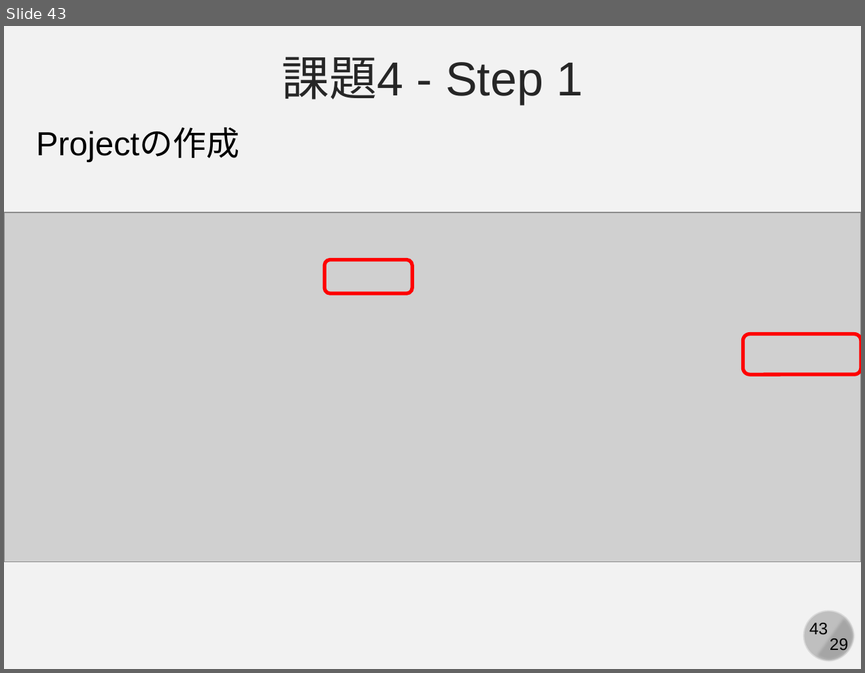
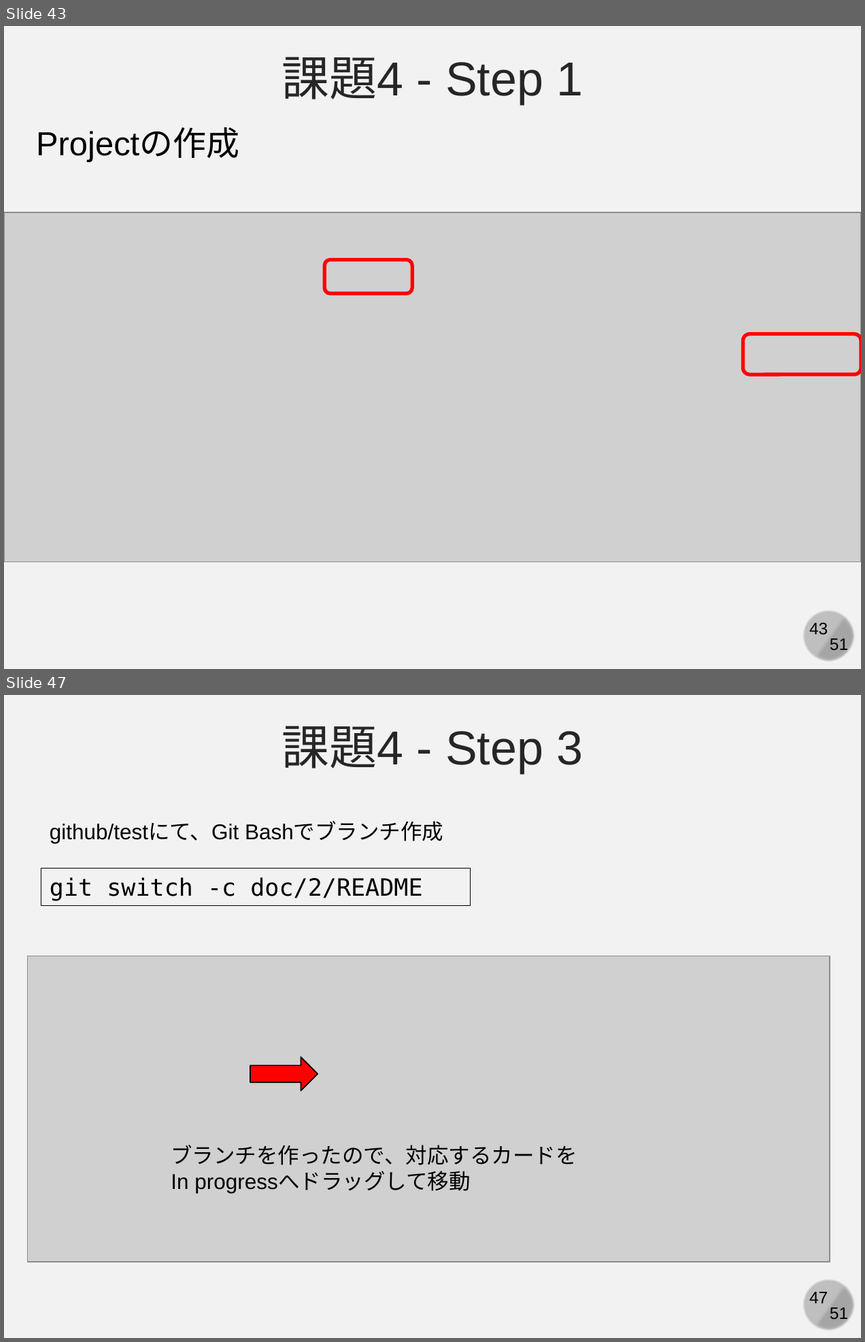
Before and after one commit to kaityo256/github, a slide deck: practice_github/fig/github_ex03.pptx. Shown one above the other, each under a label of ours: slide 43 before the commit, slides 43 and 47 after it; the slides between them are not shown. The pictures are 865x673 and 865x1342 pixels, drawn with LibreOffice and Linux fonts; fonts in the diff are those of the drawing; grey boxes stand for pictures. Boxes give left, top, right and bottom in pixels: in the first picture for what was removed or moved away, otherwise in the second. Text is boxed around its words. In the diff, an @@ line names an element or a change of style, - is before the commit and + after.

```diff
--- a/practice_github/fig/github_ex03.pptx
+++ b/practice_github/fig/github_ex03.pptx
@@ slide 47 added at (x1=4, y1=695, x2=861, y2=1338), background #F2F2F2; not listed: 4 template elements that a slide beside it also shows @@
@@ text added at (x1=281, y1=726, x2=583, y2=773), 40 pt, text #262626 @@
+課題4 - Step 3
@@ text added at (x1=50, y1=822, x2=443, y2=843), 18 pt, text #000000 @@
+github/testにて、Git Bashでブランチ作成
@@ rectangle added at (x1=41, y1=868, x2=470, y2=906), outline #000000 0.75 pt, 20 pt, text #000000 @@
+git switch -c doc/2/README
@@ picture added at (x1=28, y1=955, x2=830, y2=1261) @@
@@ right arrow added at (x1=250, y1=1057, x2=317, y2=1090), fill #FF0000, outline #000000 1 pt @@
@@ text added at (x1=171, y1=1144, x2=577, y2=1193), 18 pt, text #000000 @@
+ブランチを作ったので、対応するカードを
+In progressへドラッグして移動
@@ slide 43 changed as well @@
@@ text at (x1=830, y1=638, x2=848, y2=654): text changed @@
-29
+51
```
Also in this commit, not shown: 42 other slides changed, 7 other slides added.
